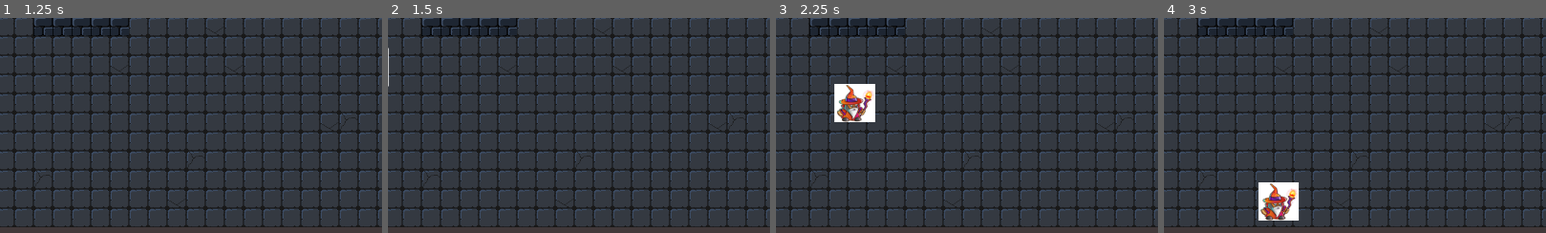
Above: before the commit, frames 1-4 (left to right).
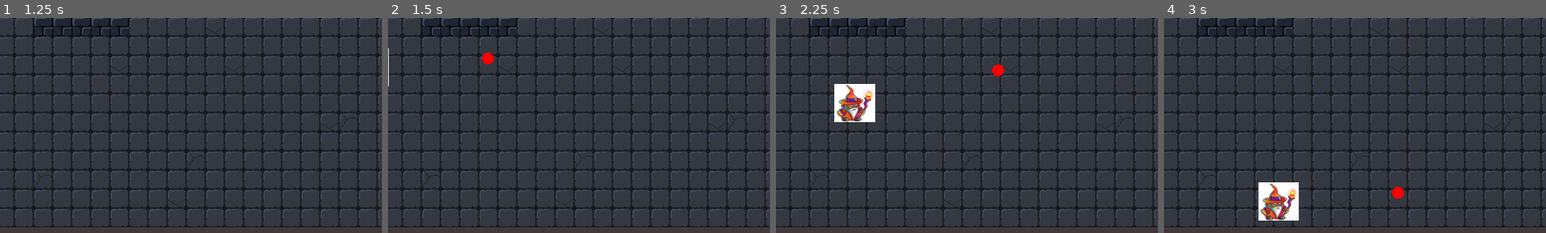
Above: after the commit, the same moments.

Repository: jeremiah-crosby/wizard-conquest-godot
Game: Godot game, scene res://MainScene.tscn
Same seed, same stepped clock (60 frames per second), same inputs: the game is played once before the commit and once after it.
Inputs:
- Up to frame 1 (1.25 s): click "Start" at 0.5 s
- Up to frame 2 (1.5 s): tap Enter at 1.25 s; hold Right (play_move_right) from 1.28 s (still down); tap J (play_spell_1, bound only after the commit) at 1.35 s
- Up to frame 3 (2.25 s): release Right (play_move_right) at 2.03 s; hold Down (play_move_down) from 2.03 s (still down); tap J (play_spell_1, bound only after the commit) at 2.1 s
- Up to frame 4 (3 s): release Down (play_move_down) at 2.78 s; hold Right (play_move_right) from 2.78 s (still down); tap J (play_spell_1, bound only after the commit) at 2.85 s
The pictures show only the part of the screen within x 38-88%, y 45-95%; the shares and areas given below are measured in that part.

Frame 1 is identical in both runs. In frame 2, 0.1% of the frame differs, in the area x 24-28%, y 16-22%; in frame 3, 0.1%; in frame 4, 0.1%.

Commit message:
Add very rough first draft of a fireball spell

Diff:
--- a/characters/Player.gd
+++ b/characters/Player.gd
@@ -1,6 +1,12 @@
 extends KinematicBody2D
 
+class_name Projectile
+
 const BASE_SPEED = 300
+const SPELL_OFFSET_X = 30
+const SPELL_OFFSET_Y = -15
+
+var Fireball = preload("res://spells/Fireball.tscn")
 
 func _physics_process(delta):
 	var velocity = Vector2()
@@ -16,5 +22,13 @@
 	if Input.is_action_pressed("play_move_up"):
 		velocity.y = -1
 
+	if Input.is_action_just_pressed("play_spell_1"):
+		fire_spell_1()
+
 
 	self.move_and_slide(velocity.normalized() * BASE_SPEED)
+
+func fire_spell_1():
+	var fireball = Fireball.instance()
+	fireball.position = position + Vector2(SPELL_OFFSET_X, SPELL_OFFSET_Y)
+	get_parent().add_child(fireball)
--- a/project.godot
+++ b/project.godot
@@ -8,9 +8,14 @@
 
 config_version=4
 
-_global_script_classes=[  ]
+_global_script_classes=[ {
+"base": "KinematicBody2D",
+"class": "Projectile",
+"language": "GDScript",
+"path": "res://characters/Player.gd"
+} ]
 _global_script_class_icons={
-
+"Projectile": ""
 }
 
 [application]
@@ -66,6 +71,12 @@
 , Object(InputEventJoypadMotion,"resource_local_to_scene":false,"resource_name":"","device":0,"axis":1,"axis_value":1.0,"script":null)
  ]
 }
+play_spell_1={
+"deadzone": 0.5,
+"events": [ Object(InputEventKey,"resource_local_to_scene":false,"resource_name":"","device":0,"alt":false,"shift":false,"control":false,"meta":false,"command":false,"pressed":false,"scancode":74,"unicode":0,"echo":false,"script":null)
+, Object(InputEventJoypadButton,"resource_local_to_scene":false,"resource_name":"","device":0,"button_index":2,"pressure":0.0,"pressed":false,"script":null)
+ ]
+}
 
 [layer_names]
 
--- /dev/null
+++ b/spells/Fireball.gd
@@ -0,0 +1,13 @@
+extends Node2D
+
+# Declare member variables here. Examples:
+# var a = 2
+# var b = "text"
+
+# Called when the node enters the scene tree for the first time.
+func _ready():
+	$Projectile.velocity = Vector2(30, 0)
+
+# Called every frame. 'delta' is the elapsed time since the previous frame.
+#func _process(delta):
+#	pass
--- /dev/null
+++ b/spells/Fireball.tscn
@@ -0,0 +1,9 @@
+[gd_scene load_steps=3 format=2]
+
+[ext_resource path="res://spells/Fireball.gd" type="Script" id=1]
+[ext_resource path="res://spells/components/Projectile.tscn" type="PackedScene" id=2]
+
+[node name="Fireball" type="Node2D"]
+script = ExtResource( 1 )
+
+[node name="Projectile" parent="." instance=ExtResource( 2 )]
--- /dev/null
+++ b/spells/components/Projectile.gd
@@ -0,0 +1,20 @@
+extends KinematicBody2D
+
+# Declare member variables here. Examples:
+# var a = 2
+# var b = "text"
+
+var velocity = Vector2()
+
+# Called when the node enters the scene tree for the first time.
+func _ready():
+	pass # Replace with function body.
+
+func _draw():
+	draw_circle(Vector2(), 10, Color.red)
+
+func _physics_process(delta):
+	move_and_collide(velocity)
+
+func _on_VisibilityNotifier2D_screen_exited():
+	queue_free()
--- /dev/null
+++ b/spells/components/Projectile.tscn
@@ -0,0 +1,10 @@
+[gd_scene load_steps=2 format=2]
+
+[ext_resource path="res://spells/components/Projectile.gd" type="Script" id=1]
+
+[node name="Projectile" type="KinematicBody2D"]
+script = ExtResource( 1 )
+
+[node name="VisibilityNotifier2D" type="VisibilityNotifier2D" parent="."]
+
+[connection signal="screen_exited" from="VisibilityNotifier2D" to="." method="_on_VisibilityNotifier2D_screen_exited"]
